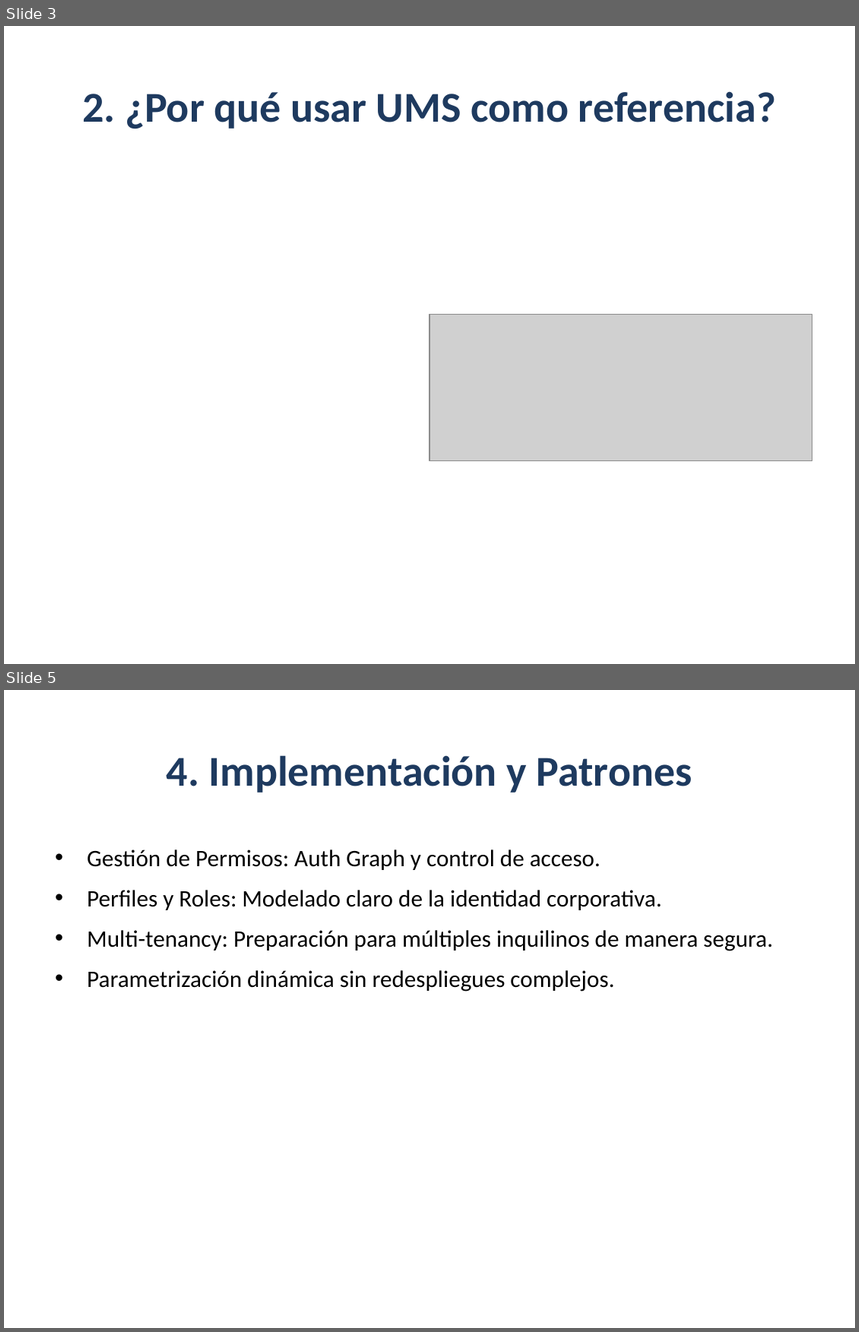
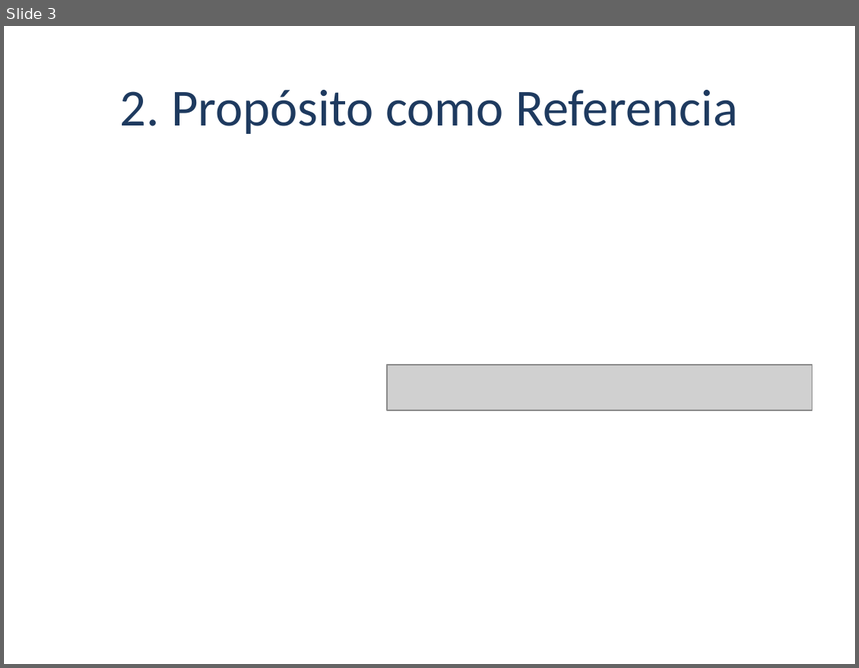
Before and after one commit to beyondnetcode/evolith_arch32, a slide deck: reference/governance/sdlc/assets/ums-evolith-reference-executive-deck.pptx. Shown one above the other, each under a label of ours: slides 3 and 5 before the commit, slide 3 after it; the slides between them are not shown. The pictures are 859x1332 and 859x668 pixels, drawn with LibreOffice and Linux fonts; fonts in the diff are those of the drawing; grey boxes stand for pictures. Boxes give left, top, right and bottom in pixels: in the first picture for what was removed or moved away, otherwise in the second. Text is boxed around its words. In the diff, an @@ line names an element or a change of style, - is before the commit and + after.

```diff
--- a/reference/governance/sdlc/assets/ums-evolith-reference-executive-deck.pptx
+++ b/reference/governance/sdlc/assets/ums-evolith-reference-executive-deck.pptx
@@ slide 5 removed at [4, 690, 855, 1328], background #FFFFFF @@
@@ title removed at [167, 755, 693, 793] @@
-4. Implementación y Patrones
@@ text removed at [87, 850, 773, 992] @@
-• Gestión de Permisos: Auth Graph y control de acceso.
-• Perfiles y Roles: Modelado claro de la identidad corporativa.
-• Multi-tenancy: Preparación para múltiples inquilinos de manera segura.
-• Parametrización dinámica sin redespliegues complejos.
@@ slide 3 changed as well @@
@@ title at [120, 90, 738, 134]: text changed; size 36 to 44 pt; bold off @@
-2. ¿Por qué usar UMS como referencia?
+2. Propósito como Referencia
@@ picture: place and size @@
-picture at [430, 315, 813, 461]
+picture at [387, 365, 813, 411]
```
Also in this commit, not shown: 4 other slides changed, 3 slides added, 2 other slides removed, 9 other files.
